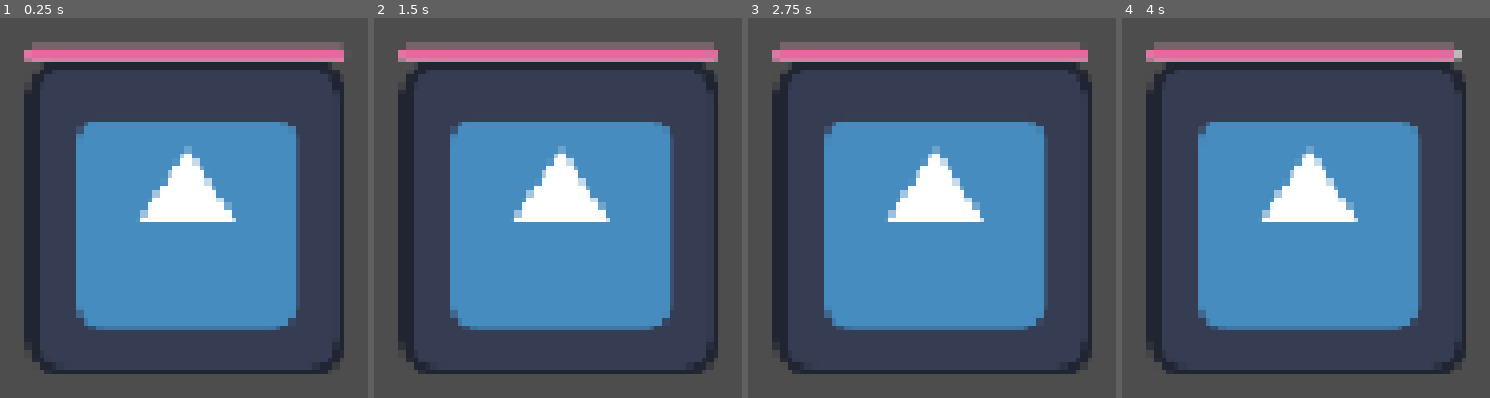
Above: before the commit, frames 1-4 (left to right).
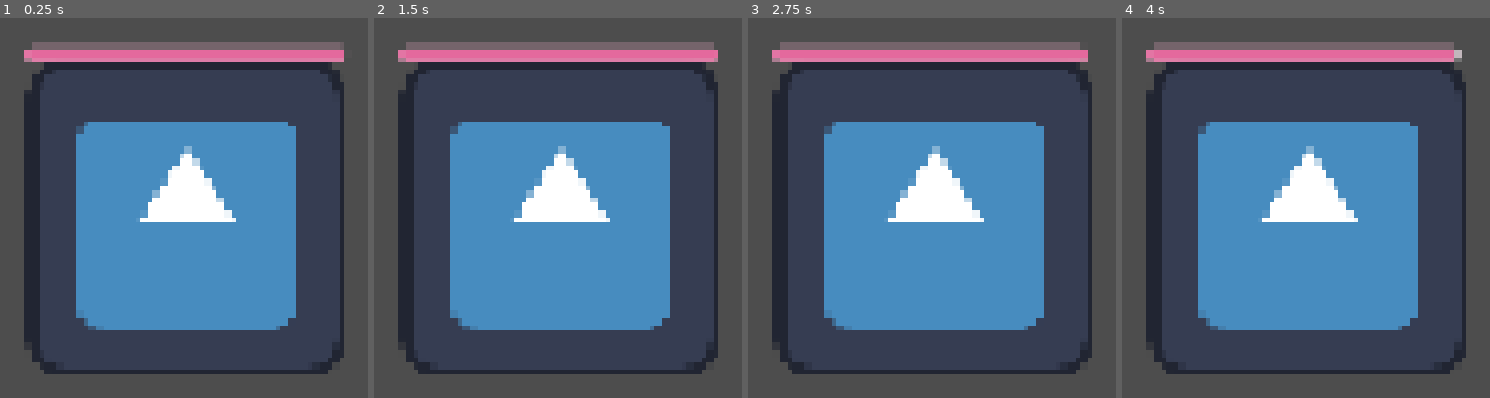
Above: after the commit, the same moments.

Repository: We-ALL-Play-Warthunder-Not-Just-Me/verySeriousSpinningCottonCandyGame
Game: Godot game, scene res://main_game.tscn
Two runs of this game, one before a commit and one after it. Both use one fixed random seed, a clock stepped at 60 frames per second and the inputs below. The engine's default icon, where the game draws it, is replaced by a stand-in: a white triangle on a blue panel in a dark square.
Inputs:
- Up to frame 1 (0.25 s): no input
- Up to frame 2 (1.5 s): tap Enter at 0.5 s; tap Space at 1.25 s
- Up to frame 3 (2.75 s): tap Enter at 2 s
- Up to frame 4 (4 s): tap Space at 2.75 s; tap Enter at 3.5 s

The runs differ from the first frame. In frame 1, 1.2% of the frame differs, in the area x 20-82%, y 31-83%; in frame 2, 1.2%; in frame 3, 1.2%; in frame 4, 1.2%.

Commit message:
Just some images and other set-up
Some needed images and project settings to run the game before full sending the Player

Diff:
--- a/project.godot
+++ b/project.godot
@@ -30,10 +30,20 @@
 
 project/assembly_name="VerySeriousSpinning"
 
+[input]
+
+MouseLeftClick={
+"deadzone": 0.2,
+"events": [Object(InputEventMouseButton,"resource_local_to_scene":false,"resource_name":"","device":-1,"window_id":0,"alt_pressed":false,"shift_pressed":false,"ctrl_pressed":false,"meta_pressed":false,"button_mask":0,"position":Vector2(0, 0),"global_position":Vector2(0, 0),"factor":1.0,"button_index":1,"canceled":false,"pressed":false,"double_click":false,"script":null)
+]
+}
+
 [physics]
 
 3d/physics_engine="Jolt Physics"
+2d/default_gravity=0.0
 
 [rendering]
 
+textures/canvas_textures/default_texture_filter=0
 rendering_device/driver.windows="d3d12"
Binary file added: Assets/Images/Very Serious Arrows1.png
Not shown, added: Assets/Images/Very Serious Arrows1.png.import
Binary file added: Assets/Images/Very Serious Arrows2.png
Not shown, added: Assets/Images/Very Serious Arrows2.png.import
Binary file added: Assets/Images/Very Serious Arrows3.png
Not shown, added: Assets/Images/Very Serious Arrows3.png.import
Binary file added: Assets/Images/Very Serious Enemy.png
Not shown, added: Assets/Images/Very Serious Enemy.png.import
Binary file added: Assets/Images/Very Serious Player.png
Not shown, added: Assets/Images/Very Serious Player.png.import
Not shown, added: Assets/Music/Very Serious Menu Music.wav.import
Not shown, added: Assets/Music/Very Serious Menu Music.wav
